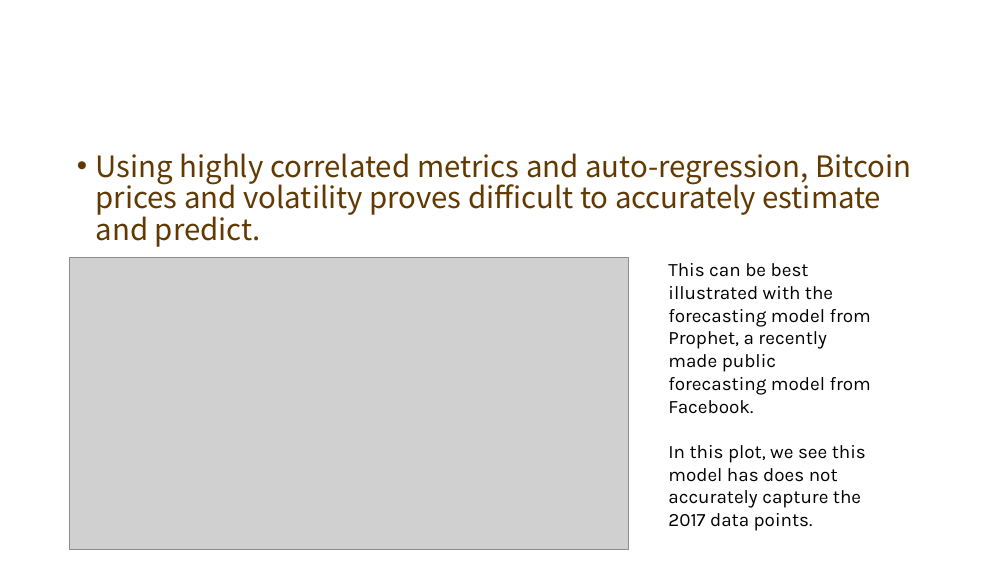
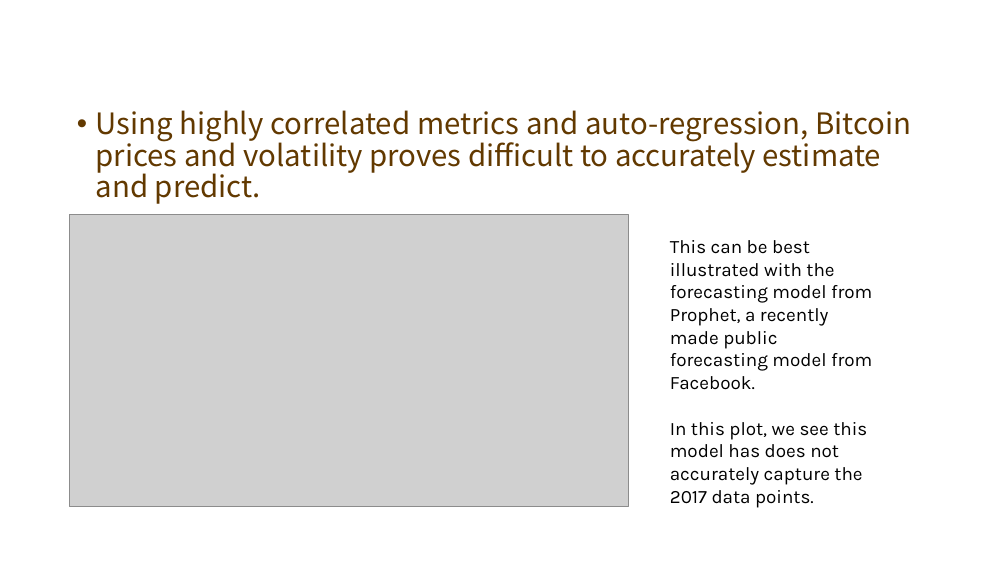
Before and after one commit to thegarrickchu/Springboard-Bitcoin_Digital_Gold_Rush-Capstone-1-Project-, a slide deck: slide 29 of Capstone_Project_1_Deck_v2.pptx. Drawn at 1008x567 pixels with LibreOffice and Linux fonts; fonts in the diff are those of the drawing; grey boxes stand for pictures; background and template pictures are left out. Boxes give left, top, right and bottom in pixels: in the first picture for what was removed or moved away, otherwise in the second. Text is boxed around its words. In the diff, an @@ line names an element or a change of style, - is before the commit and + after.

```diff
--- a/Capstone_Project_1_Deck_v2.pptx
+++ b/Capstone_Project_1_Deck_v2.pptx
@@ title "Attempt at Prediction - Takeaways": place and size @@
-title "Attempt at Prediction - Takeaways" at [70,30,939,140]
+title "Attempt at Prediction - Takeaways" at [70,17,939,127]
@@ text "Using highly correlated metrics and ...": place and size @@
-text "Using highly correlated metrics and ..." at [96,153,911,247]
+text "Using highly correlated metrics and ..." at [96,110,911,204]
@@ picture: place and size @@
-picture at [70,258,628,551]
+picture at [70,215,628,507]
@@ text "This can be best illustrated ..." rewrapped from [668,263,871,508] to [670,240,872,504] @@
```
Also in this commit, not shown: 6 other slides changed, 1 other file.
